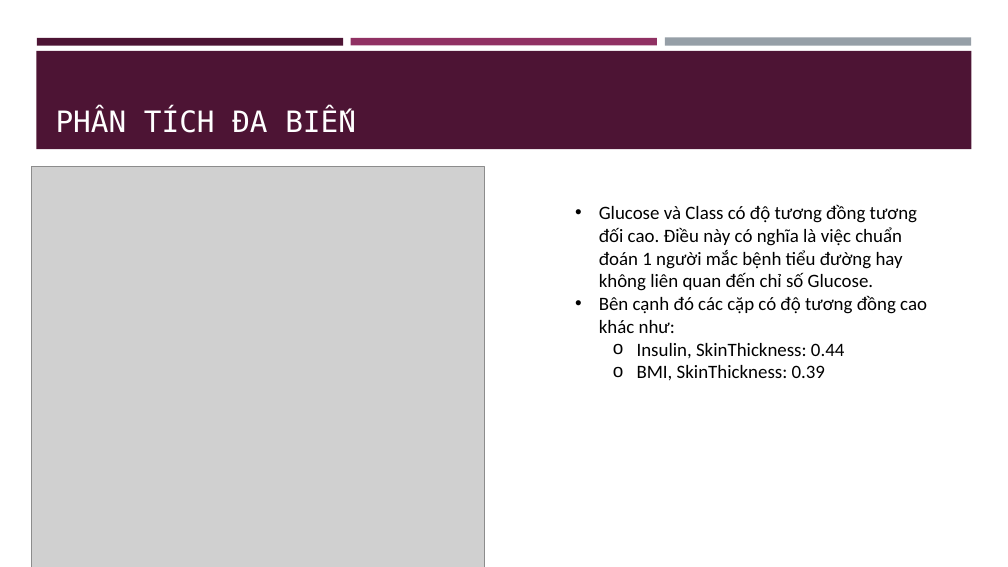
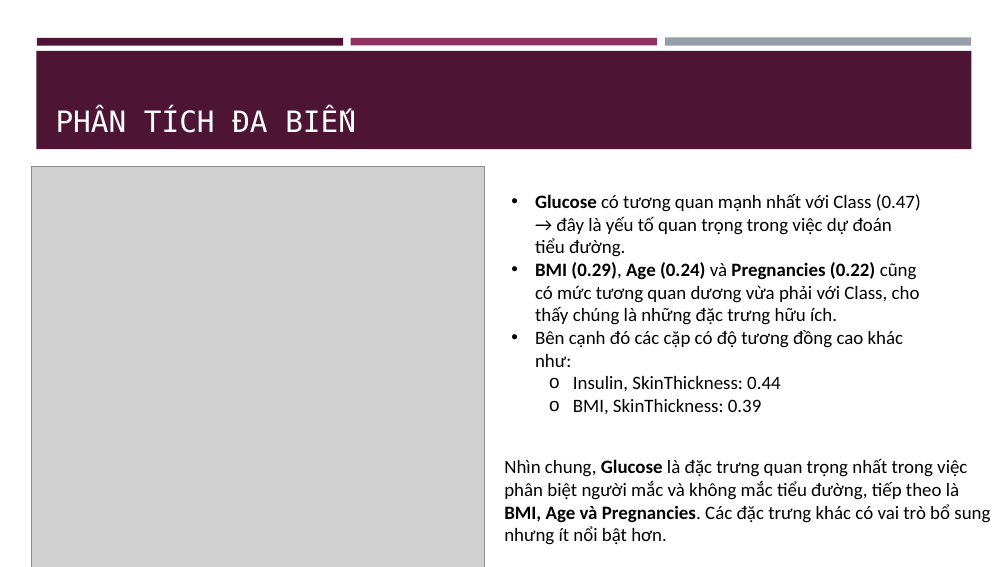
Before and after one commit to NgThanhNhanf/machine_learning, a slide deck: slide 16 of code/practice/lab04/EDA_Bao_cao.pptx (slide 11 before the commit). Drawn at 1008x567 pixels with LibreOffice and Linux fonts; fonts in the diff are those of the drawing; grey boxes stand for pictures. Boxes give left, top, right and bottom in pixels: in the first picture for what was removed or moved away, otherwise in the second. Text is boxed around its words. In the diff, an @@ line names an element or a change of style, - is before the commit and + after.

```diff
--- a/code/practice/lab04/EDA_Bao_cao.pptx
+++ b/code/practice/lab04/EDA_Bao_cao.pptx
@@ text "Glucose có tương quan mạnh ...": place and size @@
-text "Glucose có tương quan mạnh ..." at (599,204,927,381)
+text "Glucose có tương quan mạnh ..." at (535,193,921,414)
@@ text at (535,193,921,325): text changed @@
-• Glucose và Class có độ tương đồng tương đối cao. Điều này có nghĩa là việc chuẩn đoán 1 người mắc bệnh tiểu đường hay không liên quan đến chỉ số Glucose.
+• Glucose có tương quan mạnh nhất với Class (0.47) → đây là yếu tố quan trọng trong việc dự đoán tiểu đường.
+• BMI (0.29), Age (0.24) và Pregnancies (0.22) cũng có mức tương quan dương vừa phải với Class, cho thấy chúng là những đặc trưng hữu ích.
@@ text added at (504,459,990,545), 18 pt, text #000000 @@
+Nhìn chung, Glucose là đặc trưng quan trọng nhất trong việc phân biệt người mắc và không mắc tiểu đường, tiếp theo là BMI, Age và Pregnancies. Các đặc trưng khác có vai trò bổ sung nhưng ít nổi bật hơn.
```
Also in this commit, not shown: 5 other slides changed, 14 slides added, 1 slide removed, 22 other files.
